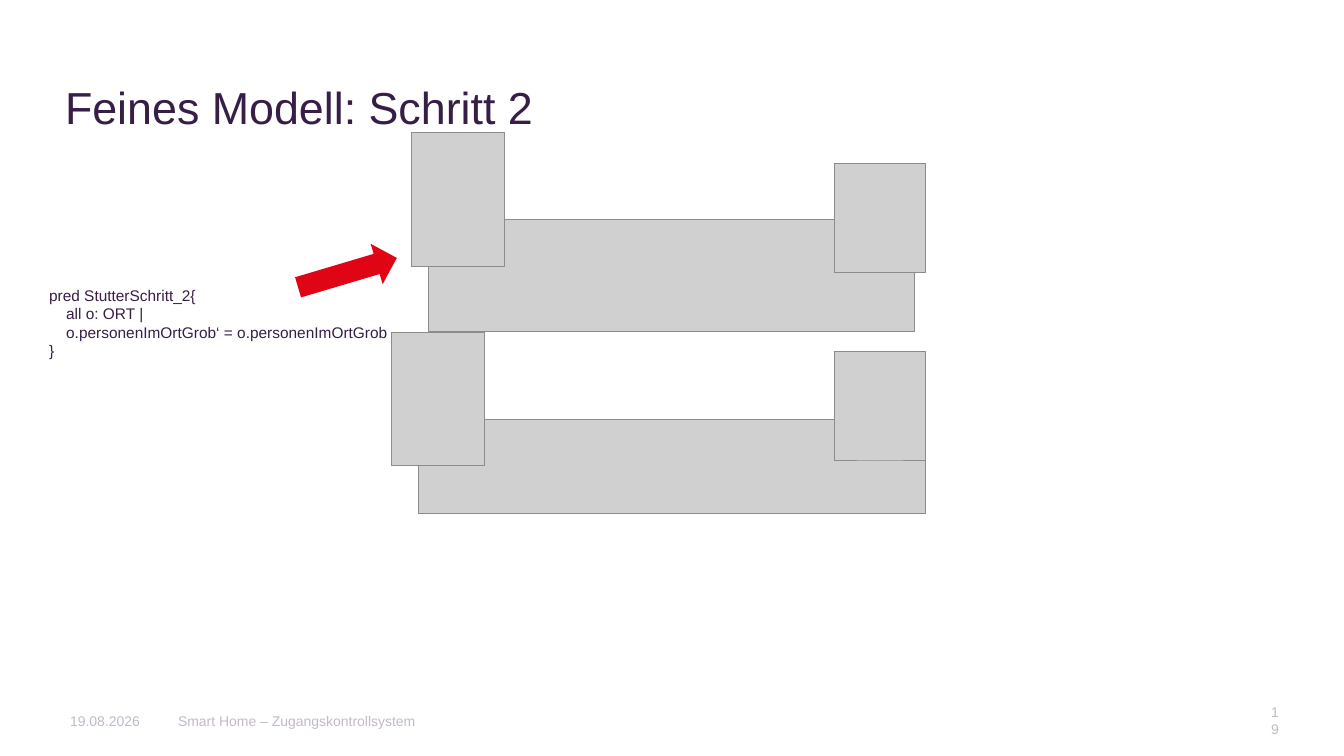
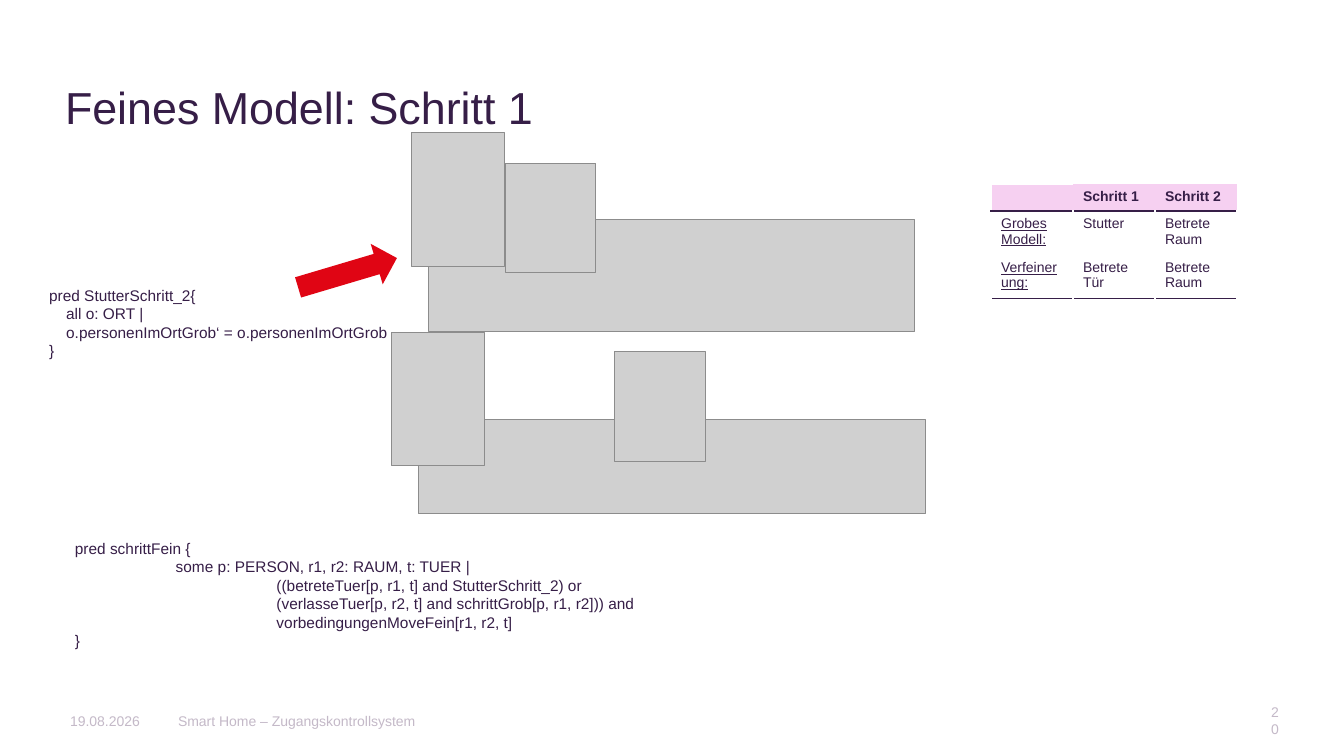
Before and after one commit to AnnaLiviaMartin/rs-smart-home, a slide deck: slide 20 of presentation/Smart_Home_Zugangskontrollsystem.pptx (slide 19 before the commit). Drawn at 1344x756 pixels with LibreOffice and Linux fonts; fonts in the diff are those of the drawing; grey boxes stand for pictures; background and template pictures are left out. Boxes give left, top, right and bottom in pixels: in the first picture for what was removed or moved away, otherwise in the second. Text is boxed around its words. In the diff, an @@ line names an element or a change of style, - is before the commit and + after.

```diff
--- a/presentation/Smart_Home_Zugangskontrollsystem.pptx
+++ b/presentation/Smart_Home_Zugangskontrollsystem.pptx
@@ title at (65,91,533,133): text changed @@
-Feines Modell: Schritt 2
+Feines Modell: Schritt 1
@@ picture: place and size @@
-picture at (835,163,926,273)
+picture at (505,163,596,273)
@@ table added at (991,185,1236,332), 4 rows, 3 columns @@
+ | Schritt 1 | Schritt 2
+Grobes Modell: | Stutter | Betrete Raum
+Verfeinerung: | Betrete Tür | Betrete Raum
+ |  | 
@@ picture: place and size @@
-picture at (835,352,926,462)
+picture at (614,352,705,462)
@@ text added at (75,543,634,631), 11 pt, text #361E47 @@
+pred schrittFein {
+some p: PERSON, r1, r2: RAUM, t: TUER |
+((betreteTuer[p, r1, t] and StutterSchritt_2) or
+(verlasseTuer[p, r2, t] and schrittGrob[p, r1, r2])) and
+vorbedingungenMoveFein[r1, r2, t]
+}
@@ page number at (1265,708,1285,735): text changed @@
-19
+20
```
Also in this commit, not shown: 19 other slides changed, 3 slides added.
